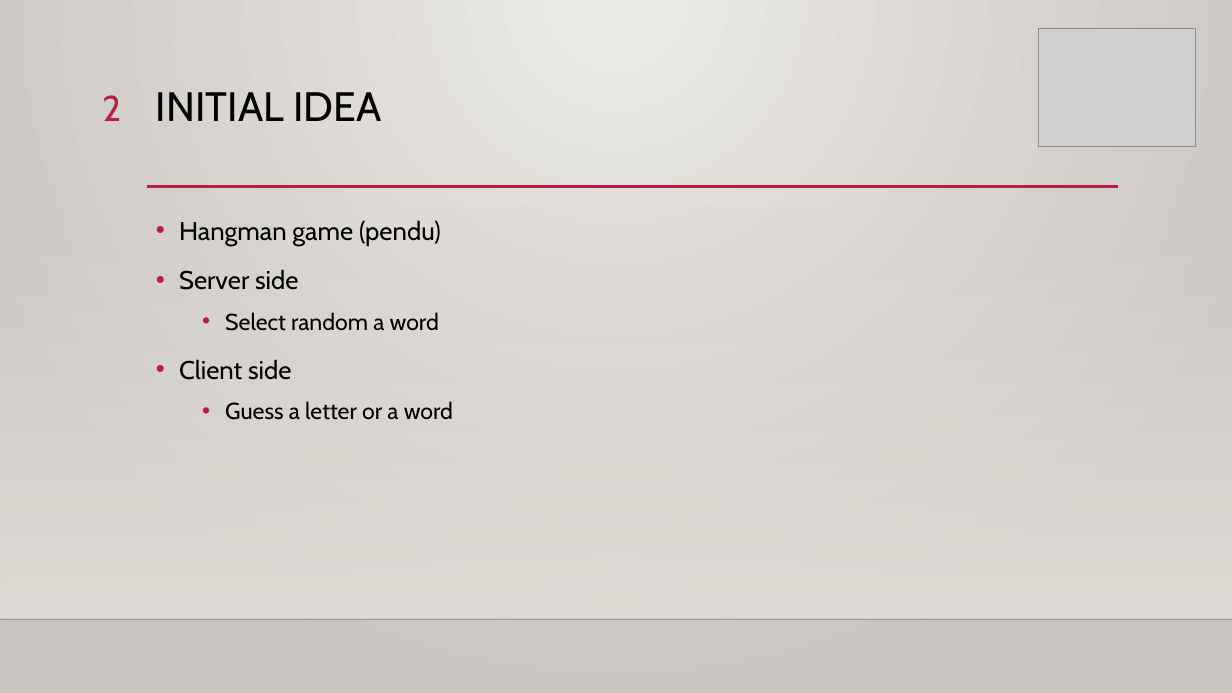
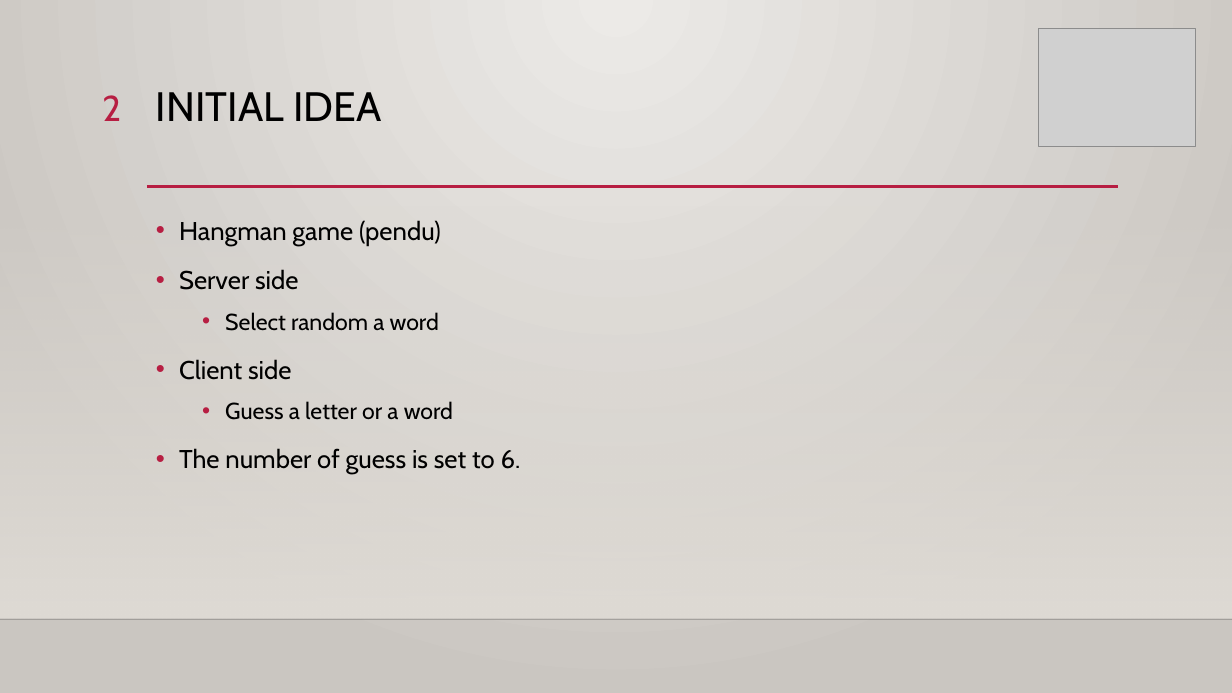
Before and after one commit to HumairRomain/DAI-2023-24-Practical-work-2-TCP-Romain-Humair-and-Lucas-Lattion, a slide deck: slide 2 of Hangman - Network Application.pptx. Drawn at 1232x693 pixels with LibreOffice and Linux fonts; fonts in the diff are those of the drawing; grey boxes stand for pictures; background and template pictures are left out. Boxes give left, top, right and bottom in pixels: in the first picture for what was removed or moved away, otherwise in the second. Text is boxed around its words. In the diff, an @@ line names an element or a change of style, - is before the commit and + after.

Commit message:
Set the guess number to 6

```diff
--- a/Hangman - Network Application.pptx
+++ b/Hangman - Network Application.pptx
@@ text at [179, 448, 521, 474]: paragraph added @@
+• The number of guess is set to 6.
```
Also in this commit, not shown: 2 other files.
